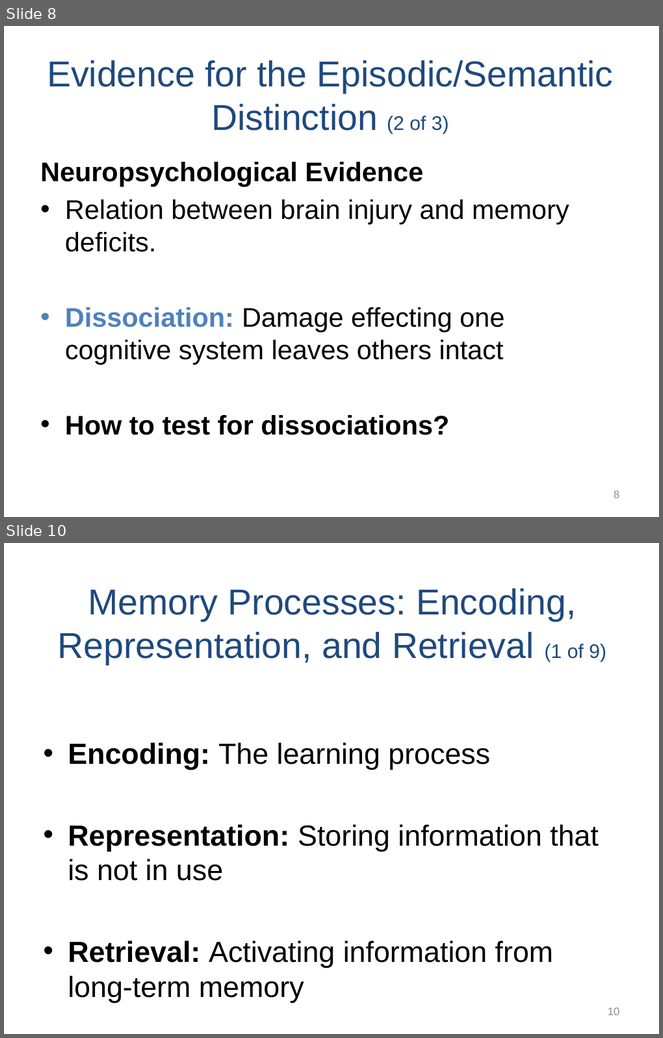
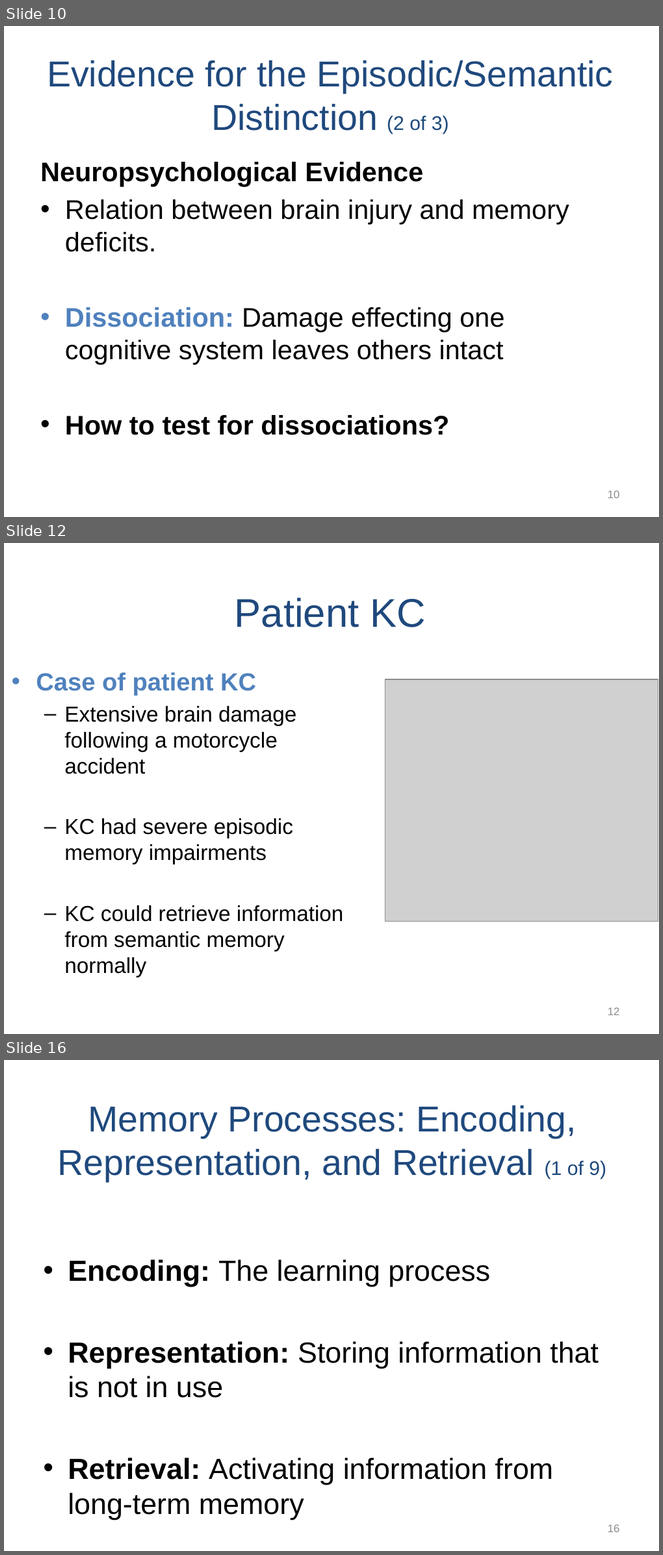
Before and after one commit to npm27/Teaching-Materials, a slide deck: Memory/Slides/Chapter 4.PPTX. Shown one above the other, each under a label of ours: slides 8 and 10 before the commit, slides 10, 12 and 16 after it; the slides between them are not shown. The pictures are 663x1038 and 663x1555 pixels, drawn with LibreOffice and Linux fonts; fonts in the diff are those of the drawing; grey boxes stand for pictures. Boxes give left, top, right and bottom in pixels: in the first picture for what was removed or moved away, otherwise in the second. Text is boxed around its words. In the diff, an @@ line names an element or a change of style, - is before the commit and + after.

```diff
--- a/Memory/Slides/Chapter 4.PPTX
+++ b/Memory/Slides/Chapter 4.PPTX
@@ slide 12 added at (x1=4, y1=543, x2=659, y2=1034), background #FFFFFF @@
@@ title added at (x1=235, y1=598, x2=425, y2=627), 44 pt, text #1F497D @@
+Patient KC
@@ text added at (x1=36, y1=672, x2=344, y2=951), 23.8 pt, text #000000 @@
+• Case of patient KC
+  – Extensive brain damage following a motorcycle accident
+  – KC had severe episodic memory impairments
+  – KC could retrieve information from semantic memory normally
@@ picture added at (x1=386, y1=679, x2=659, y2=922) @@
@@ page number added at (x1=608, y1=1008, x2=620, y2=1016), 12 pt, text #8C8C8C @@
+12
@@ what was slide 8 is now slide 10 @@
@@ page number at (x1=608, y1=491, x2=620, y2=499): text changed @@
-8
+10
@@ what was slide 10 is now slide 16 @@
@@ page number at (x1=608, y1=1525, x2=620, y2=1533): text changed @@
-10
+16
```
Also in this commit, not shown: 3 slides changed, 5 other slides added.
